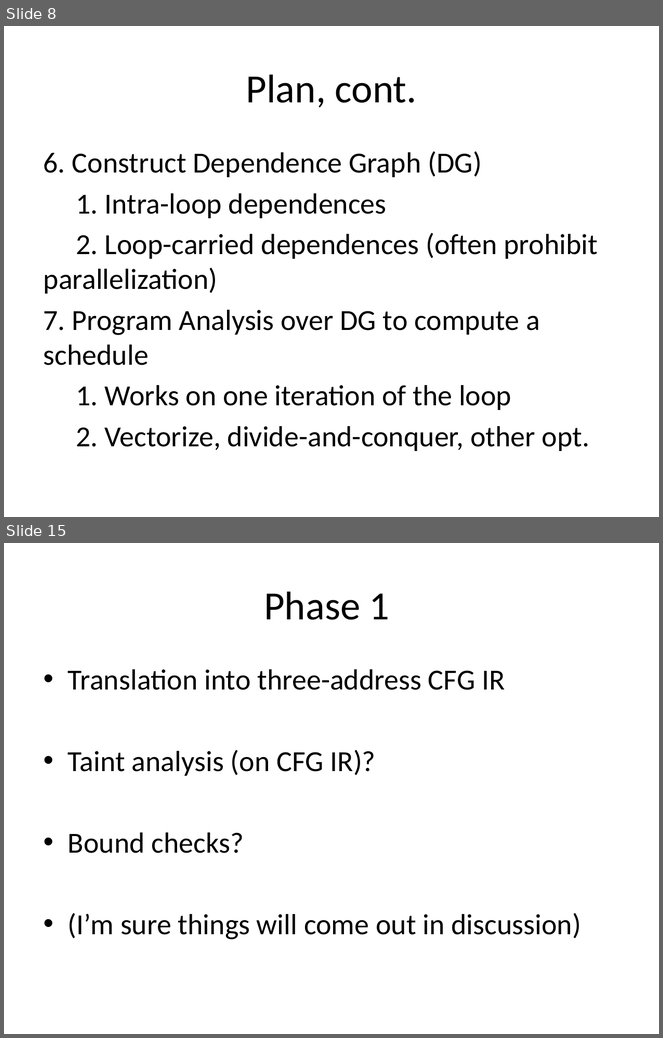
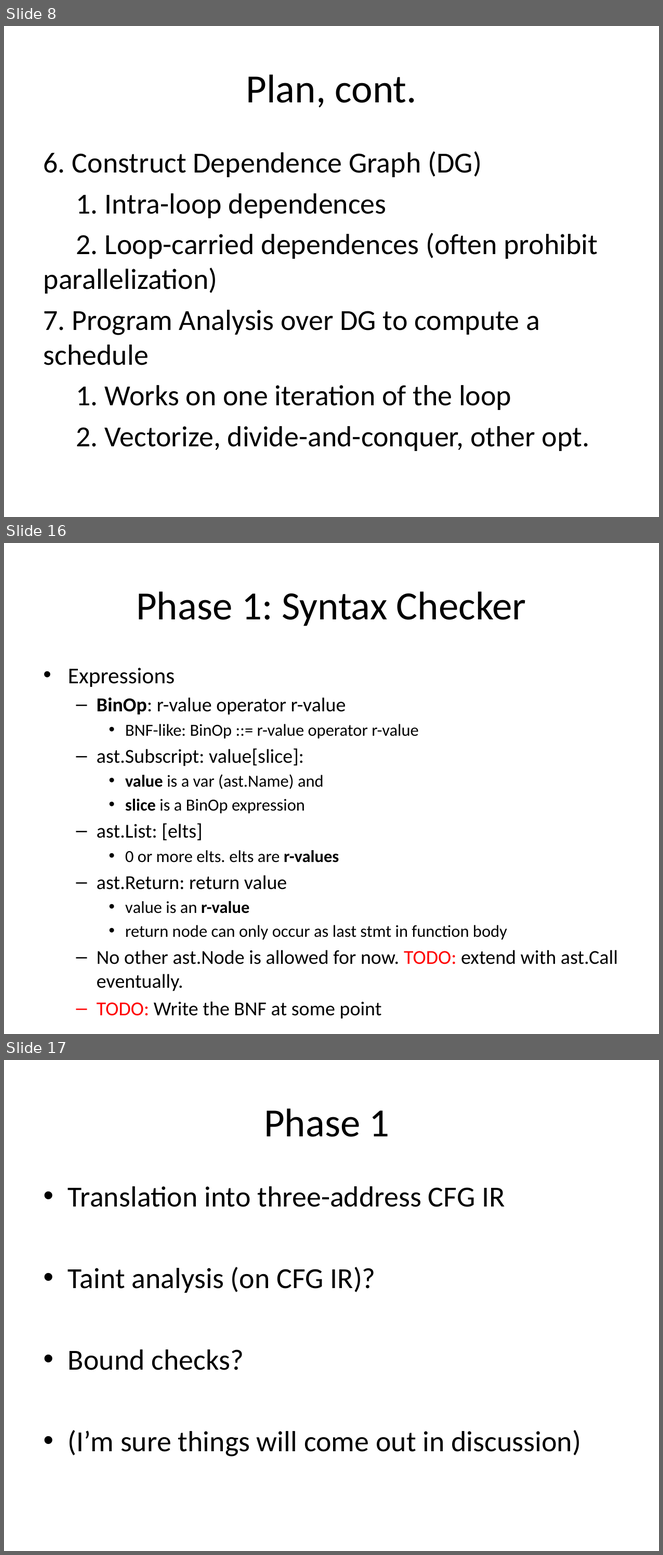
Before and after one commit to milana2/ParallelizationForMPC, a slide deck: MPC_Compiler_Misc_Notes.pptx. Shown one above the other, each under a label of ours: slides 8 and 15 before the commit, slides 8, 16 and 17 after it; the slides between them are not shown. The pictures are 663x1038 and 663x1555 pixels, drawn with LibreOffice and Linux fonts; fonts in the diff are those of the drawing. Boxes give left, top, right and bottom in pixels: in the first picture for what was removed or moved away, otherwise in the second. Text is boxed around its words. In the diff, an @@ line names an element or a change of style, - is before the commit and + after.

Commit message:
Updated Phase 1: Syntax Checker grammar

```diff
--- a/MPC_Compiler_Misc_Notes.pptx
+++ b/MPC_Compiler_Misc_Notes.pptx
@@ slide 16 added at box(4, 543, 659, 1034), background #FFFFFF @@
@@ title added at box(136, 591, 527, 626), 44 pt, text #000000 @@
+Phase 1: Syntax Checker
@@ text added at box(68, 668, 618, 991), 21.7 pt, text #000000 @@
+• Expressions
+  – BinOp: r-value operator r-value
+    • BNF-like: BinOp ::= r-value operator r-value
+  – ast.Subscript: value[slice]:
+    • value is a var (ast.Name) and
+    • slice is a BinOp expression
+  – ast.List: [elts]
+    • 0 or more elts. elts are r-values
+  – ast.Return: return value
+    • value is an r-value
+    • return node can only occur as last stmt in function body
+  – No other ast.Node is allowed for now. TODO: extend with ast.Call eventually.
+  – TODO: Write the BNF at some point
@@ what was slide 15 is now slide 17 @@
```
Also in this commit, not shown: 5 slides changed, 2 other slides added, 1 slide removed.
